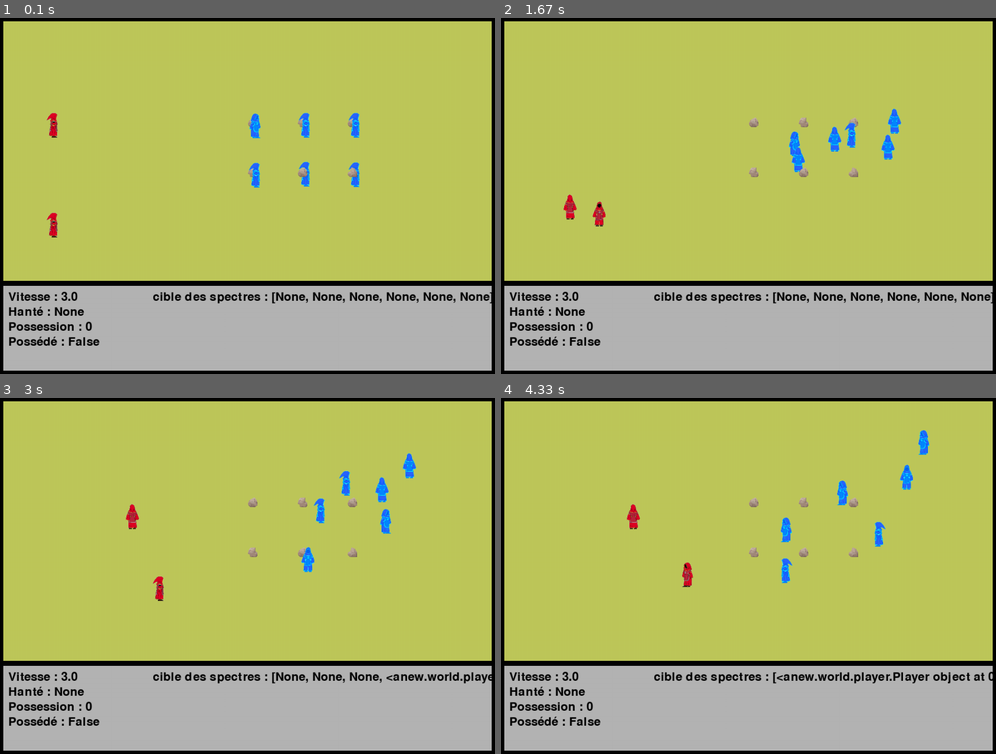
Above: before the commit, frames 1-4 (two rows, left to right).
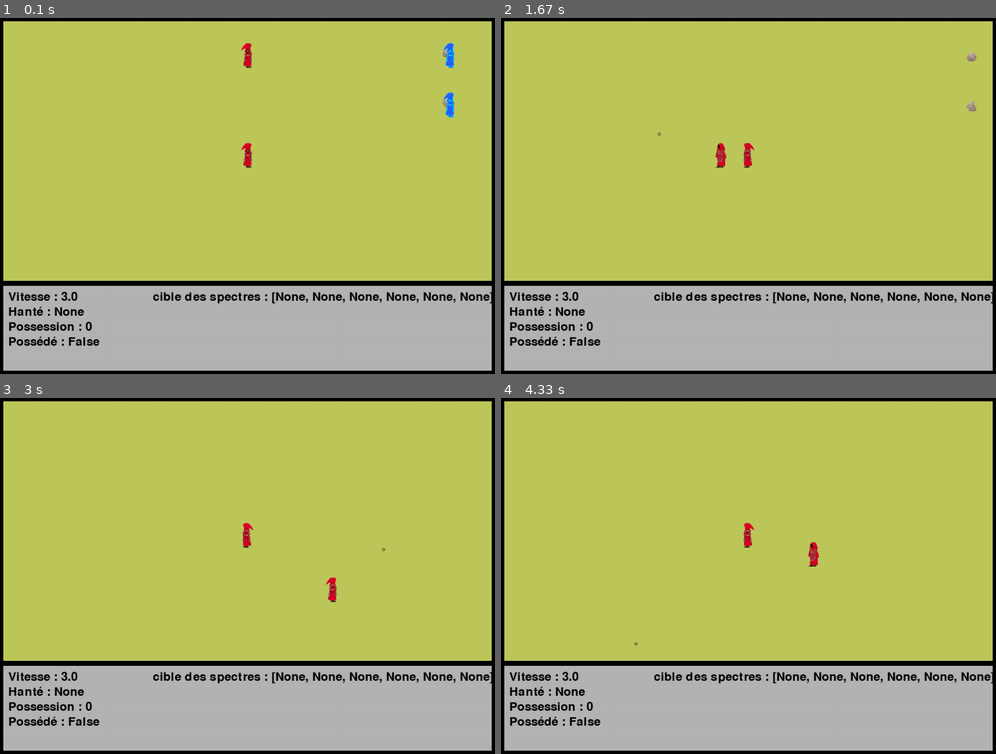
Above: after the commit, the same moments.

Repository: raphaeldupoux2/EvoWars2
Game: pygame game, started from anew/main.py
The game is run twice, just before and just after one commit, with the same random seed, the same clock (stepped at 60 frames per second) and the same inputs.
Inputs (mouse positions are in pixels of both pictures, inside the frame that each line leads up to):
- Up to frame 1 (0.1 s): no input
- Up to frame 2 (1.67 s): click (748, 196) at 0.38 s; click (629, 199) at 0.72 s; click (595, 281) at 1.05 s; right-click (629, 124) at 1.38 s
- Up to frame 3 (3 s): click (69, 565) at 1.72 s; click (247, 618) at 2.05 s; click (376, 632) at 2.38 s; click (376, 543) at 2.72 s
- Up to frame 4 (4.33 s): click (901, 568) at 3.05 s; click (852, 511) at 3.38 s; click (595, 454) at 3.72 s; click (629, 640) at 4.05 s

The runs differ from the first frame. In frame 1, 1.5% of the frame differs, in the area x 9-92%, y 6-62%; in frame 2, 1.5%; in frame 3, 1.8%; in frame 4, 2.1%, in the area x 25-100%, y 9-81%.

Commit message:
ajout de camera

Diff:
--- a/anew/game_instance.py
+++ b/anew/game_instance.py
@@ -15,15 +15,17 @@
         if event.type == pygame.QUIT:
             self.running = False
 
+    def joueur2_button(self, event):
+        if event.type == pygame.MOUSEBUTTONDOWN:
+            if event.button == 1:  # souris clic gauche
+                self.world.player[1].position_affectee.x_abs = event.pos[0] + self.world.camera.x_abs
+                self.world.player[1].position_affectee.y_abs = event.pos[1] + self.world.camera.y_abs
+
     def joueur1_button(self, event):
         if event.type == pygame.MOUSEBUTTONDOWN:
-            if event.button == 1:
-                self.world.player[1].position_affectee = event.pos
-
-    def joueur2_button(self, event):
-        if event.type == pygame.MOUSEBUTTONDOWN:
-            if event.button == 3:
-                self.world.player[0].position_affectee = event.pos
+            if event.button == 3:  # souris clic droit
+                self.world.player[0].position_affectee.x_abs = event.pos[0] + self.world.camera.x_abs
+                self.world.player[0].position_affectee.y_abs = event.pos[1] + self.world.camera.y_abs
 
     def event(self):
         for event in pygame.event.get():
--- a/anew/world/__init__.py
+++ b/anew/world/__init__.py
@@ -1,5 +1,6 @@
 import pygame
 
+from anew.world.camera import Camera
 from anew.world.domaine_mortuaire.cimetiere import Cimetiere
 from anew.world.player import Player
 
@@ -14,15 +15,18 @@
         self.player = []
         self.spectre = []
         self.pierre_tombale = []
+        self.marqueur = []
 
-        Player(self, (100, 400), 3, self.dimension_humain, 300, 500)
-        Player(self, (100, 200), 3, self.dimension_humain, 300, 500)
+        player1 = Player(self, (100, 400), 3, self.dimension_humain, 300, 500)
+        player2 = Player(self, (100, 200), 3, self.dimension_humain, 300, 500)
 
         Cimetiere(self)
 
+        self.camera = Camera(self, (100, 100), player1)
+
     @property
     def all_objects(self):
-        return self.player + self.spectre + self.pierre_tombale
+        return self.player + self.spectre + self.pierre_tombale + [self.camera] + self.marqueur
 
     @property
     def all_objects_sorted(self):
--- a/anew/world/acteur.py
+++ b/anew/world/acteur.py
@@ -5,7 +5,7 @@
 
 class Famille:
     def __init__(self, type_objet, vivant):
-        self.type_objet: str = type_objet  # "creature" / "objet" / "lieu"
+        self.type_objet: str = type_objet  # "creature" / "objet" / "lieu" / "abstrait" / "marqueur"
         self.vivant: bool = vivant
 
 
@@ -13,20 +13,36 @@
     def __init__(self, monde, type_objet, coords: tuple, vitesse: float = 0, vivant=None):
         self.monde = monde
         self.famille = Famille(type_objet, vivant)
-        self.x, self.y = coords
+        self.x_abs, self.y_abs = coords
         self.vitesse = vitesse
         self.vitesse_ref = vitesse
 
     @abstractmethod
-    def behavior(self):
+    def behavior(self, w):
         pass
+
+    @property
+    def x_rel(self):
+        return self.x_abs - self.monde.camera.x_abs
+
+    @property
+    def y_rel(self):
+        return self.y_abs - self.monde.camera.y_abs
+
+    @property
+    def x(self):
+        return self.x_rel
+
+    @property
+    def y(self):
+        return self.y_rel
 
     def move_in_direction(self, direction):
         """
         direction doit être en radian
         """
-        self.x += math.cos(direction) * max(self.vitesse, 0)
-        self.y += math.sin(direction) * max(self.vitesse, 0)
+        self.x_abs += math.cos(direction) * max(self.vitesse, 0)
+        self.y_abs += math.sin(direction) * max(self.vitesse, 0)
 
     def move_to_position(self, position: tuple):
         if not (
--- a/anew/world/camera.py
+++ b/anew/world/camera.py
@@ -3,11 +3,11 @@
 
 class Camera(Acteur):
 
-    def __init__(self, game_instance, x, y, cible=None):
-        super().__init__(game_instance, x, y, 0, 0, 0, (0, 0, 0), False, False)
+    def __init__(self, monde, position, cible=None):
+        super().__init__(monde, "abstrait", position)
         self.cible = cible
 
-    # def comportement(self):
-    #     if self.cible is not None:
-    #         self.x = self.cible.x - self.game_instance.width / 2 + self.cible.sizeX / 2
-    #         self.y = self.cible.y - self.game_instance.hidth / 2 + self.cible.sizeY / 2
+    def behavior(self, w):
+        if self.cible is not None:
+            self.x_abs = self.cible.x_abs - w.width / 2
+            self.y_abs = self.cible.y_abs - w.height / 2
--- a/anew/world/domaine_mortuaire/spectre.py
+++ b/anew/world/domaine_mortuaire/spectre.py
@@ -45,9 +45,12 @@
         self.direction += random.uniform(-math.pi/20, math.pi/20)
 
     def move_in_direction(self, direction):
+        self.image.angle = normalize_angle(math.degrees(direction))
+        super().move_in_direction(direction)
+
+    def move(self):
         self.direction_calcul()
-        self.image.angle = normalize_angle(math.degrees(self.direction))
-        super().move_in_direction(direction)
+        self.move_in_direction(self.direction)
 
     def slow_power(self):
         for v in self.monde.vivant:
@@ -70,7 +73,7 @@
             self.possession_power()
 
     def behavior(self, w):
-        self.move_in_direction(self.direction)
+        self.move()
         self.print_image(w)
         self.power()
         # affiche_radius(w, (self.x, self.y), self.radius)
--- a/anew/world/player.py
+++ b/anew/world/player.py
@@ -14,19 +14,28 @@
         self.image = ImageSorcier(dimension, 'picture/sorcier_rouge.png')
         self.etat = Etat(slow_max, possession_max)
         self.effet_subis = Effet(self.monde, self, self.etat)
-        self.position_affectee = (self.x, self.y)
+        self.position_affectee = Marqueur(monde, (self.x_abs, self.y_abs))
         self.monde.player.append(self)
 
     def print_image(self, w):
         w.window.blit(self.image.cropped_png, (self.x - self.image.width * self.image.W_DECAL, self.y - self.image.height * self.image.H_DECAL))
         self.image.refresh_cropped_png()
 
-    def move_to_position(self, direction):
-        super().move_to_position(direction)
-        self.image.angle = self.direction_degree_vers(direction)
+    def move_to_position(self, position):
+        super().move_to_position(position)
+        self.image.angle = self.direction_degree_vers(position)
 
     def behavior(self, w):
         self.print_image(w)
         if self.etat.possession['is_controled'] is False:
-            self.move_to_position(self.position_affectee)
+            self.move_to_position((self.position_affectee.x, self.position_affectee.y))
         self.effet_subis.apply()
+
+
+class Marqueur(Acteur):
+    def __init__(self, monde, position):
+        super().__init__(monde, "marqueur", position)
+        self.monde.marqueur.append(self)
+
+    def behavior(self, w):
+        pygame.draw.circle(w.window, (0, 0, 0), [self.x, self.y], 3, 1)
